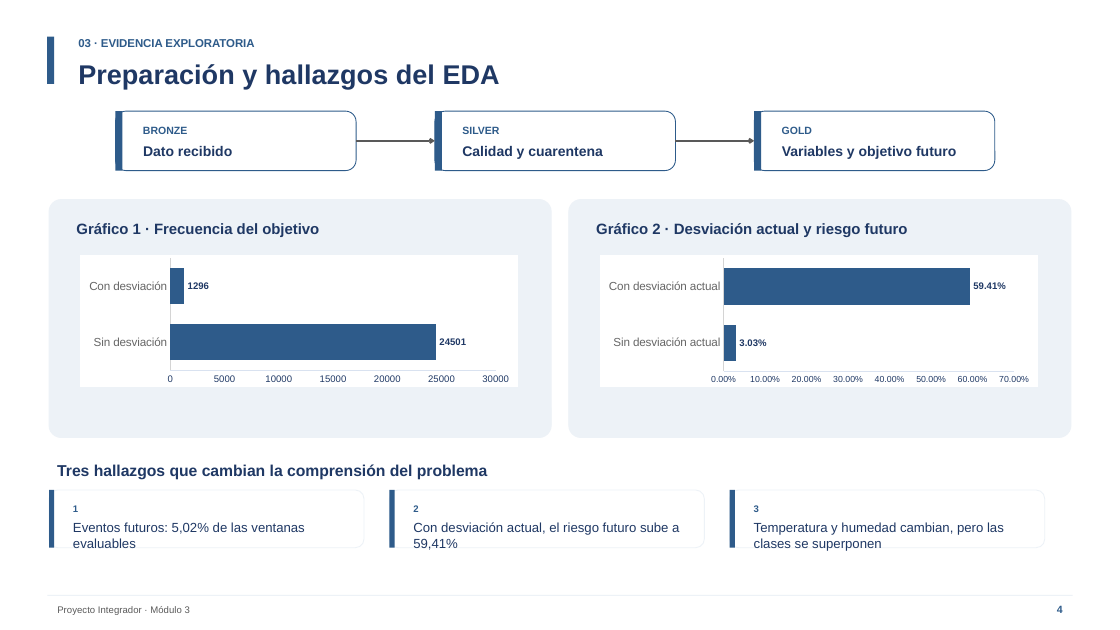
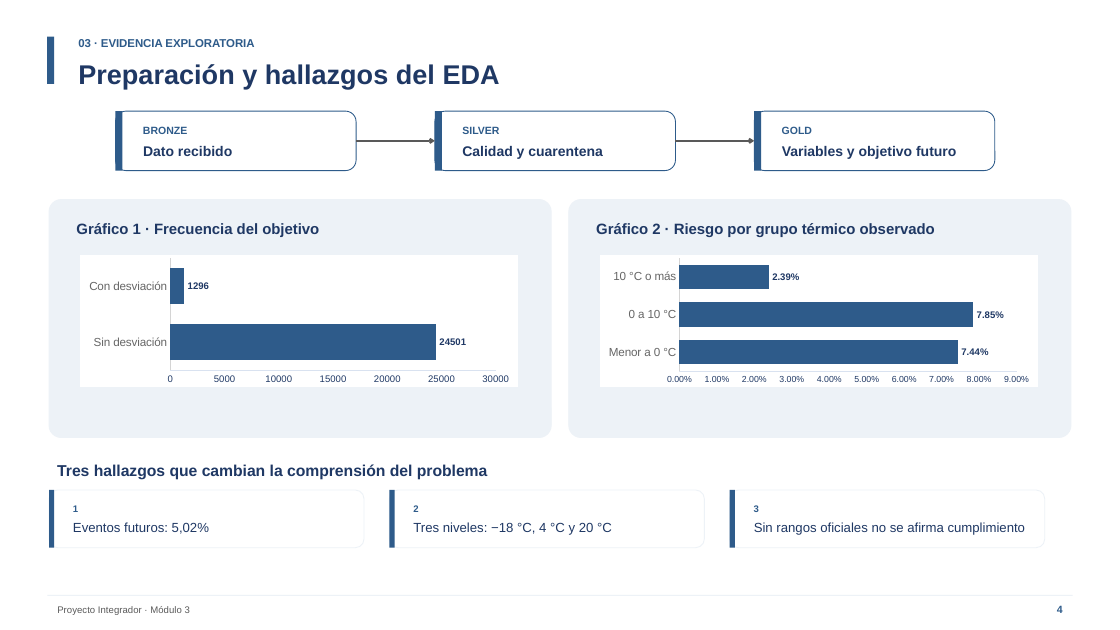
Before and after one commit to remrodri/practicasNotebookColab, a slide deck: slide 4 of proyecto-integradorV3/06-Documentacion/Presentacion_Final_AndinaLog_03B.pptx. Drawn at 1120x630 pixels with LibreOffice and Linux fonts; fonts in the diff are those of the drawing. Boxes give left, top, right and bottom in pixels: in the first picture for what was removed or moved away, otherwise in the second. Text is boxed around its words. In the diff, an @@ line names an element or a change of style, - is before the commit and + after.

```diff
--- a/proyecto-integradorV3/06-Documentacion/Presentacion_Final_AndinaLog_03B.pptx
+++ b/proyecto-integradorV3/06-Documentacion/Presentacion_Final_AndinaLog_03B.pptx
@@ text at bbox=[596, 223, 935, 237]: text changed @@
-Gráfico 2 · Desviación actual y riesgo futuro
+Gráfico 2 · Riesgo por grupo térmico observado
@@ bar chart at bbox=[601, 255, 1038, 386] @@
-categories: Sin desviación actual, Con desviación actual
+categories: Menor a 0 °C, 0 a 10 °C, 10 °C o más
-Series 1: 0.0303, 0.5941
+Series 1: 0.0744, 0.0785, 0.0239
@@ text at bbox=[73, 522, 209, 534]: text changed @@
-Eventos futuros: 5,02% de las ventanas evaluables
+Eventos futuros: 5,02%
@@ text at bbox=[413, 522, 612, 535]: text changed @@
-Con desviación actual, el riesgo futuro sube a 59,41%
+Tres niveles: −18 °C, 4 °C y 20 °C
@@ text at bbox=[754, 522, 1026, 535]: text changed @@
-Temperatura y humedad cambian, pero las clases se superponen
+Sin rangos oficiales no se afirma cumplimiento
```
Also in this commit, not shown: 8 other slides changed, 1 slide added, 1 slide removed, 3 other files.
